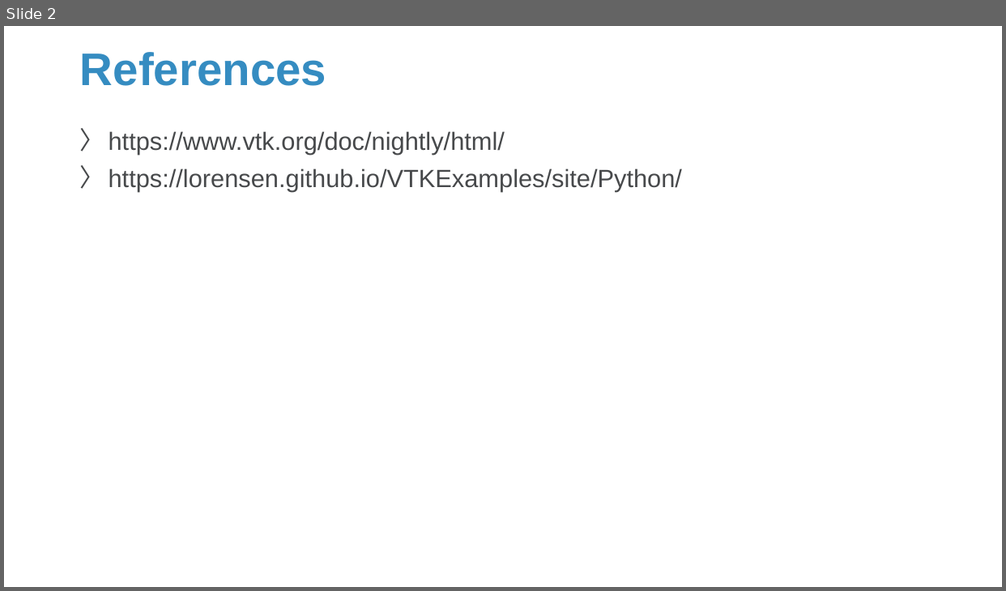
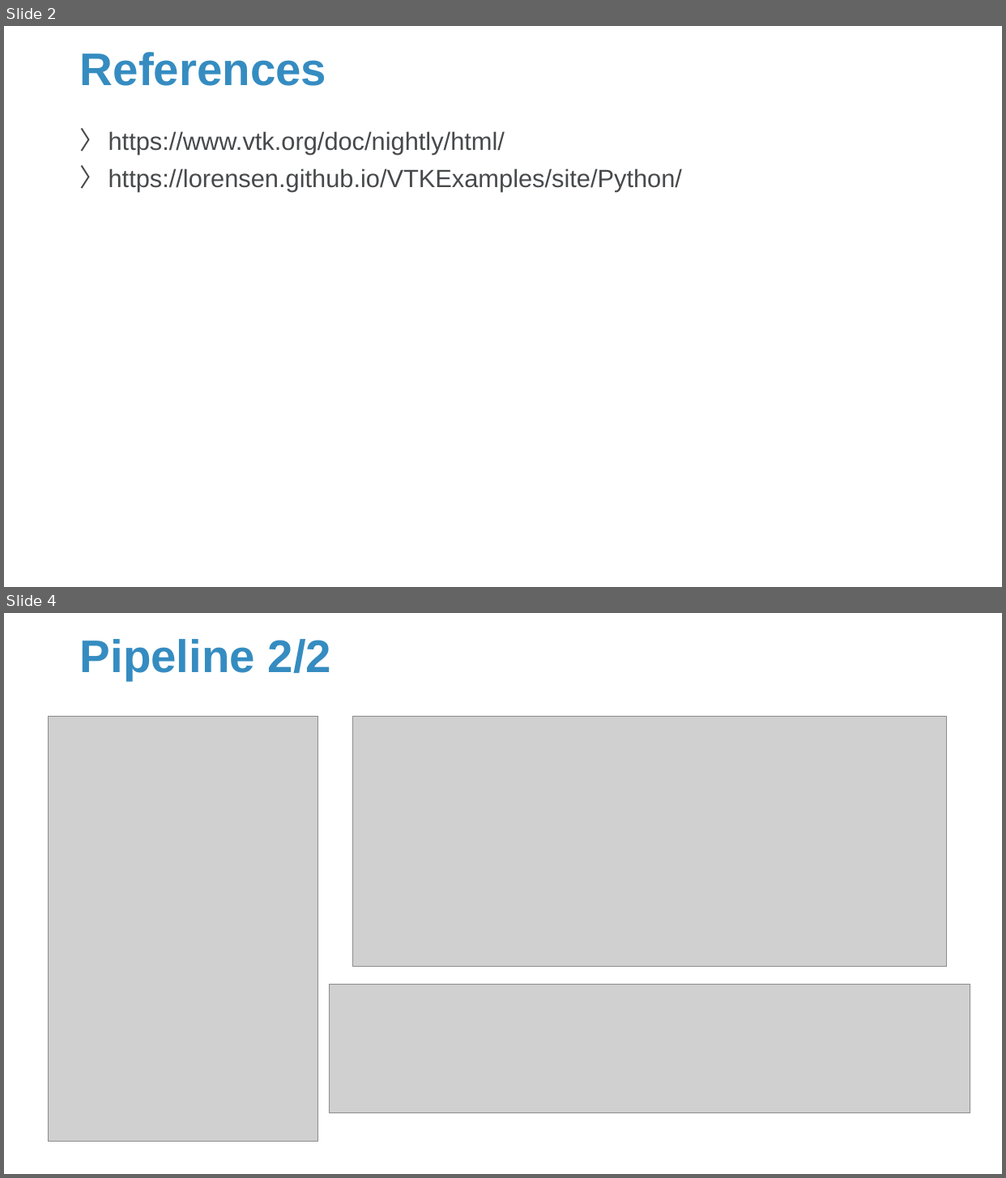
Before and after one commit to Sparks-Lu/TechNotes, a slide deck: 3D/VTK-Notes.pptx. Shown one above the other, each under a label of ours: slide 2 before the commit, slides 2 and 4 after it; the slides between them are not shown. The pictures are 1006x591 and 1006x1178 pixels, drawn with LibreOffice and Linux fonts; fonts in the diff are those of the drawing; grey boxes stand for pictures; background and template pictures are left out. Boxes give left, top, right and bottom in pixels: in the first picture for what was removed or moved away, otherwise in the second. Text is boxed around its words. In the diff, an @@ line names an element or a change of style, - is before the commit and + after.

```diff
--- a/3D/VTK-Notes.pptx
+++ b/3D/VTK-Notes.pptx
@@ slide 4 added at [4,613,1002,1174], background picture (left out) @@
@@ title added at [80,639,331,681], 44 pt, text #358CC1, bold @@
+Pipeline 2/2
@@ picture added at [49,717,317,1142] @@
@@ picture added at [353,717,947,966] @@
@@ picture added at [330,984,970,1113] @@
```
Also in this commit, not shown: 1 slide changed, 13 other slides added, 13 other files.
